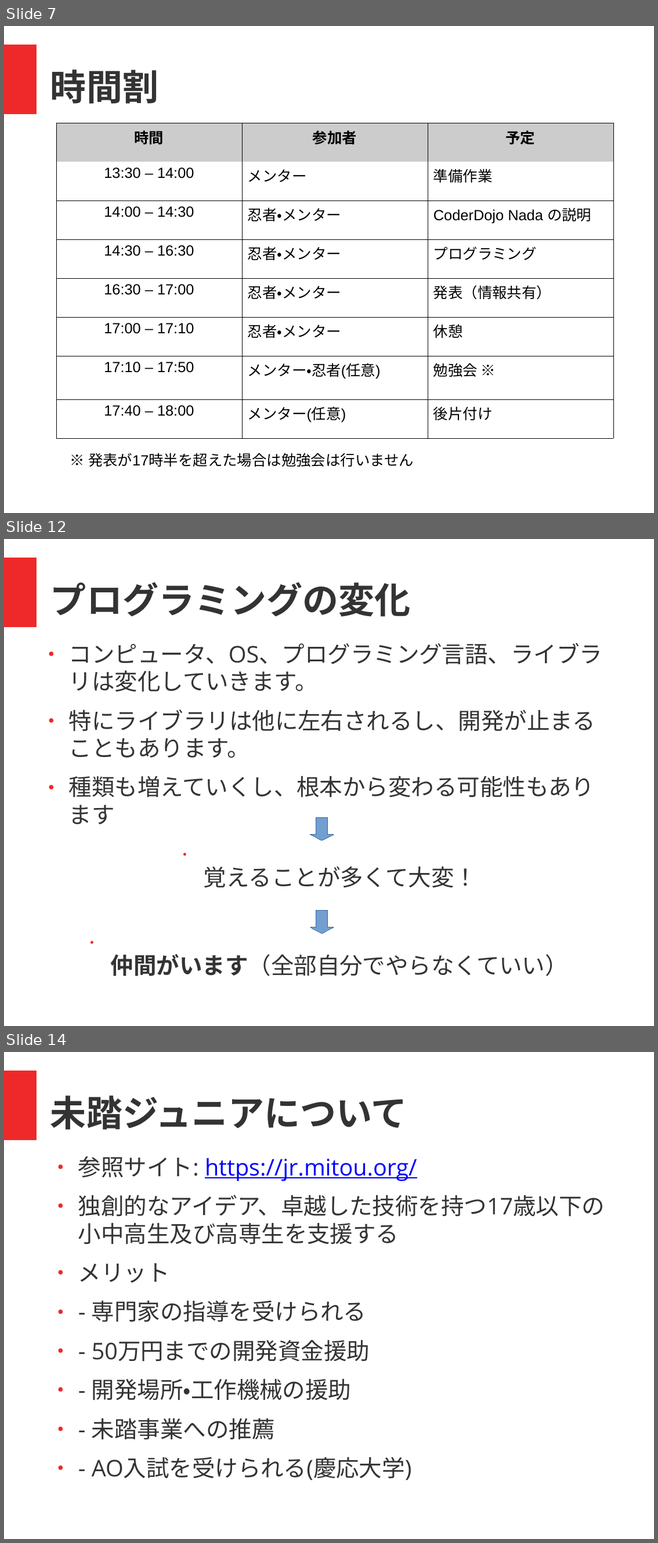
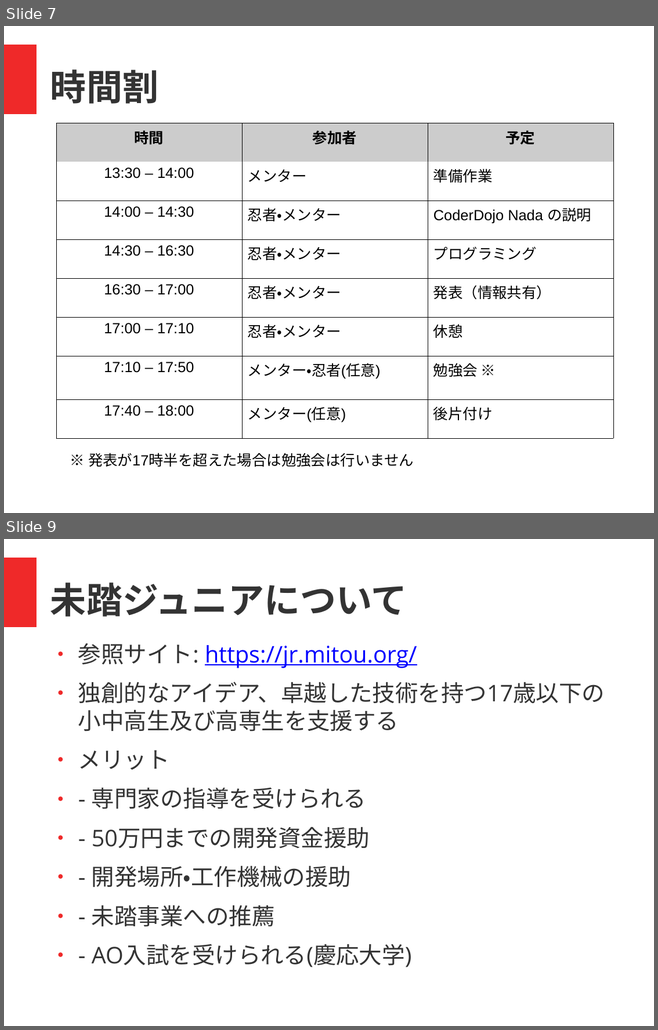
Before and after one commit to coderdojo-nada/resource, a slide deck: guide/coderdojo-nada紹介.odp. Shown one above the other, each under a label of ours: slides 7, 12 and 14 before the commit, slides 7 and 9 after it; the slides between them are not shown. The pictures are 658x1543 and 658x1030 pixels, drawn with LibreOffice and Linux fonts; fonts in the diff are those of the drawing. Boxes give left, top, right and bottom in pixels: in the first picture for what was removed or moved away, otherwise in the second. Text is boxed around its words. In the diff, an @@ line names an element or a change of style, - is before the commit and + after.

```diff
--- a/guide/coderdojo-nada紹介.odp
+++ b/guide/coderdojo-nada紹介.odp
@@ slide 12 removed at <box>4,539,654,1026</box>, background #FFFFFF; not listed: 1 template element that a slide beside it also shows @@
@@ text removed at <box>50,582,411,617</box> @@
-プログラミングの変化
@@ text removed at <box>69,643,602,797</box> @@
-● コンピュータ、OS、プログラミング言語、ライブラリは変化していきます。
-● 特にライブラリは他に左右されるし、開発が止まることもあります。
-● 種類も増えていくし、根本から変わる可能性もあります
@@ freeform shape removed at <box>310,817,333,840</box> @@
@@ text removed at <box>204,867,477,888</box> @@
-● 覚えることが多くて大変！
@@ freeform shape removed at <box>310,910,333,933</box> @@
@@ text removed at <box>111,954,568,976</box> @@
-● 仲間がいます（全部自分でやらなくていい）
@@ what was slide 14 is now slide 9 @@
```
Also in this commit, not shown: 3 slides changed, 4 other slides removed, 1 other file.
